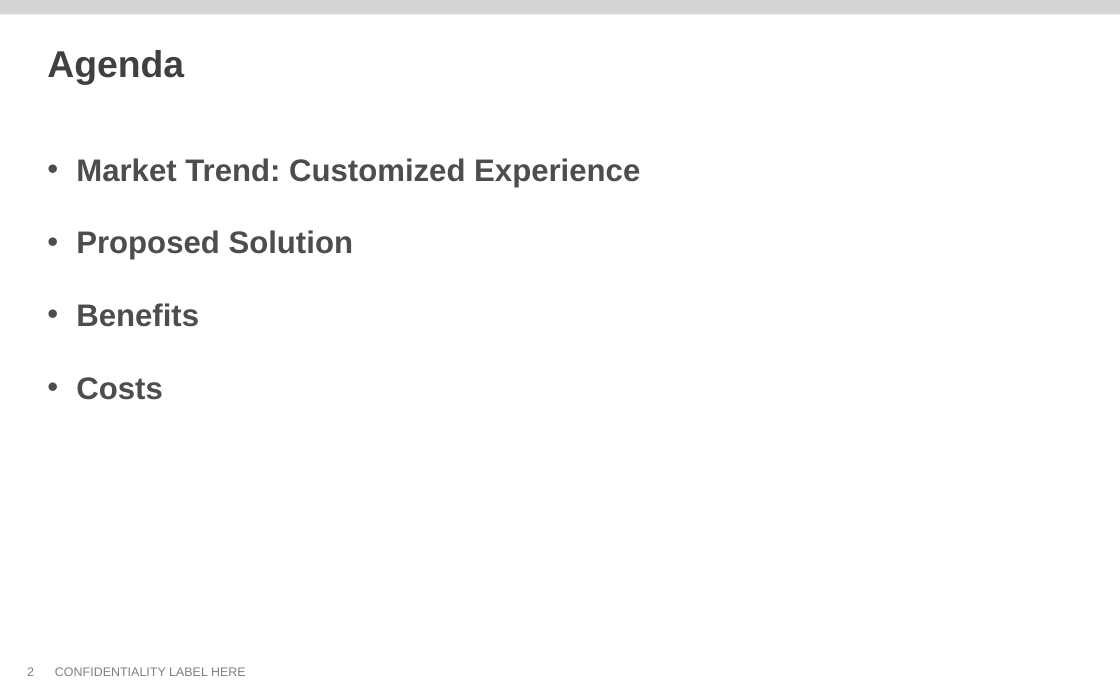
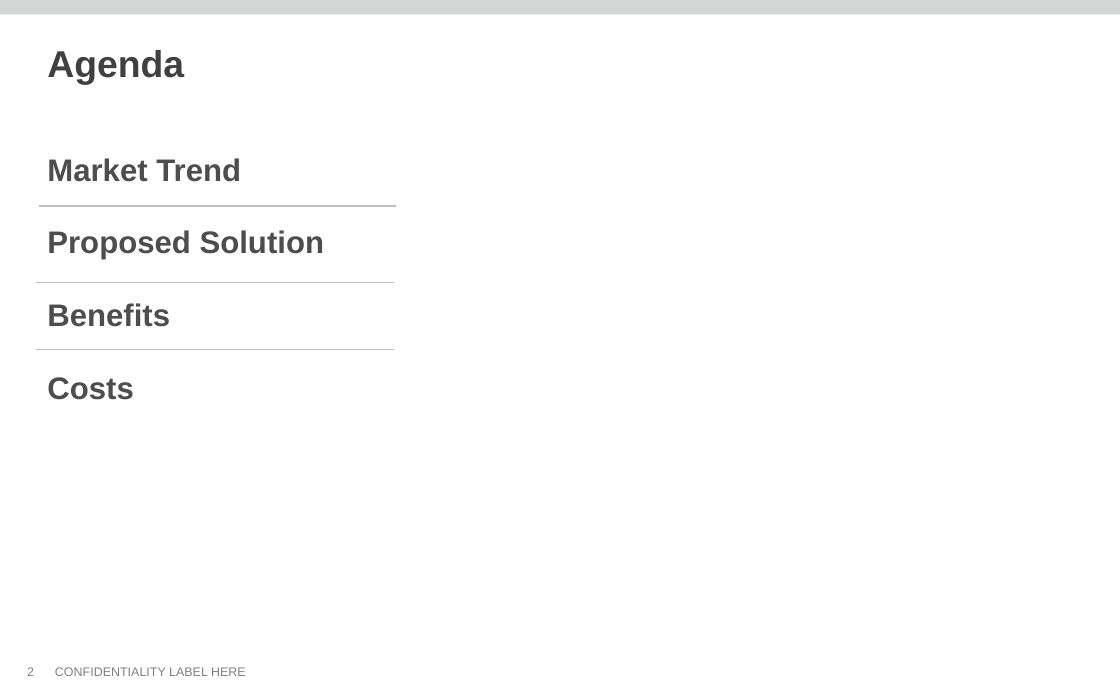
Before and after one commit to thomas-pontikes/greenhouse, a slide deck: slide 2 of CMF.pptx. Drawn at 1120x700 pixels with LibreOffice and Linux fonts; fonts in the diff are those of the drawing; background and template pictures are left out. Boxes give left, top, right and bottom in pixels: in the first picture for what was removed or moved away, otherwise in the second. Text is boxed around its words. In the diff, an @@ line names an element or a change of style, - is before the commit and + after.

```diff
--- a/CMF.pptx
+++ b/CMF.pptx
@@ text at <box>47,158,241,182</box>: text changed @@
-• Market Trend: Customized Experience
+Market Trend
@@ line added from (38, 206) to (396, 206), #BFBFBF 0.75 pt @@
@@ text at <box>47,230,324,400</box>: bullet • to none @@
@@ line added from (36, 282) to (394, 282), #BFBFBF 0.75 pt @@
@@ line added from (36, 349) to (394, 349), #BFBFBF 0.75 pt @@
```
Also in this commit, not shown: 8 other slides changed, 1 slide added, 1 slide removed.
